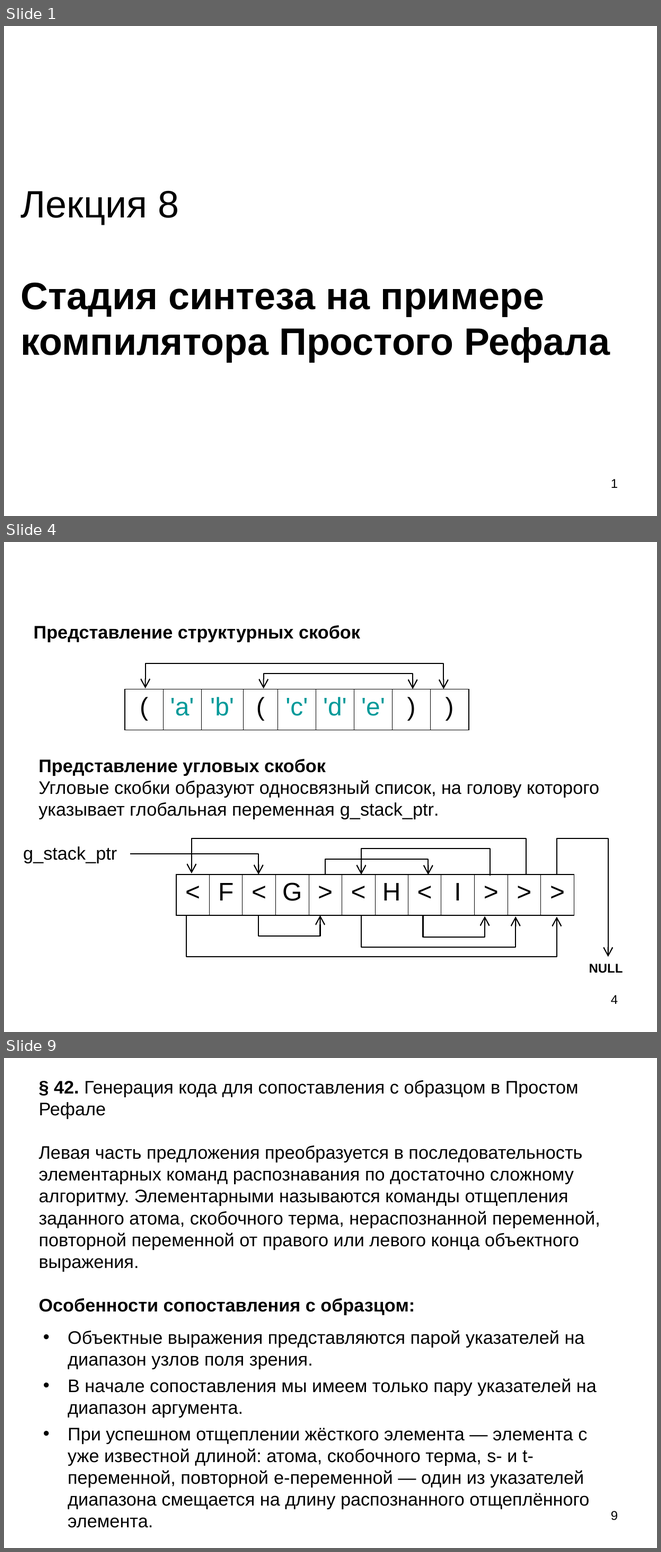
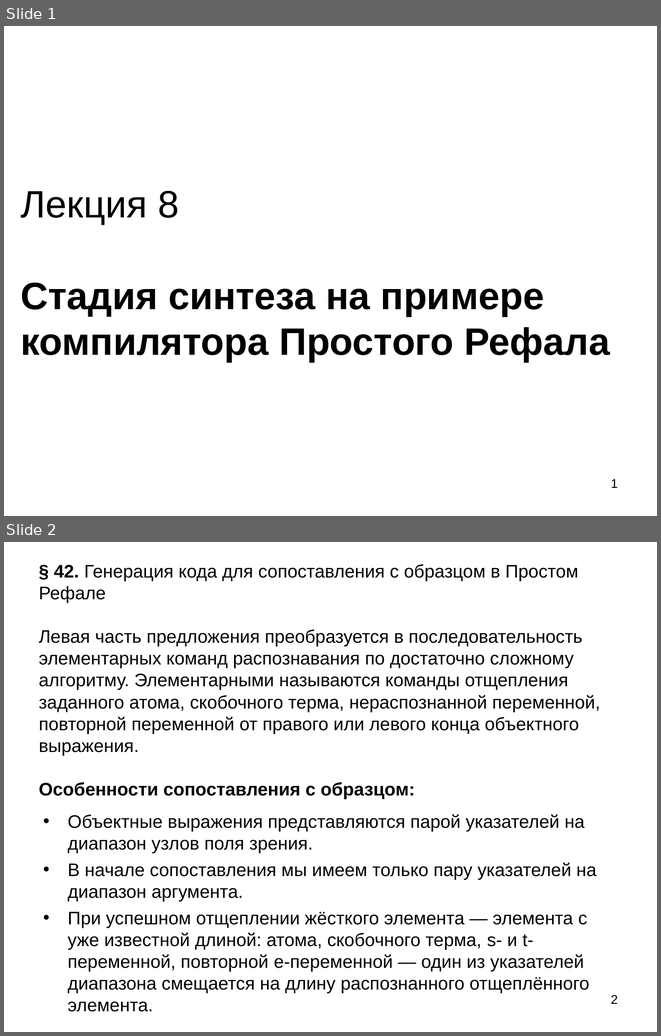
Before and after one commit to Mazdaywik/Refal-05, a slide deck: doc/Компилятор Простого Рефала.ppt. Shown one above the other, each under a label of ours: slides 1, 4 and 9 before the commit, slides 1 and 2 after it; the slides between them are not shown. The pictures are 661x1552 and 661x1036 pixels, drawn with LibreOffice and Linux fonts; fonts in the diff are those of the drawing. Boxes give left, top, right and bottom in pixels: in the first picture for what was removed or moved away, otherwise in the second. Text is boxed around its words. In the diff, an @@ line names an element or a change of style, - is before the commit and + after.

```diff
--- a/doc/Компилятор Простого Рефала.ppt
+++ b/doc/Компилятор Простого Рефала.ppt
@@ slide 4 removed at [4,542,657,1032], background #FFFFFF @@
@@ text removed at [34,625,360,642] @@
-Представление структурных скобок
@@ freeform shape removed at [145,663,443,689] @@
@@ freeform shape removed at [263,674,412,689] @@
@@ table removed at [125,689,471,730], 1 rows, 9 columns @@
-( | 'a' | 'b' | ( | 'c' | 'd' | 'e' | ) | )
@@ text removed at [38,759,599,819] @@
-Представление угловых скобок
-Угловые скобки образуют односвязный список, на голову которого указывает глобальная переменная g_stack_ptr.
@@ freeform shape removed at [192,838,526,874] @@
@@ freeform shape removed at [557,838,609,956] @@
@@ text removed at [23,846,117,863] @@
-g_stack_ptr
@@ freeform shape removed at [130,854,258,874] @@
@@ freeform shape removed at [325,859,429,875] @@
@@ freeform shape removed at [361,848,490,875] @@
@@ table removed at [176,874,576,915], 1 rows, 12 columns @@
-< | F | < | G | > | < | H | < | I | > | > | >
@@ freeform shape removed at [187,916,557,956] @@
@@ freeform shape removed at [258,914,321,936] @@
@@ freeform shape removed at [361,916,515,947] @@
@@ freeform shape removed at [423,916,485,937] @@
@@ text removed at [589,963,623,973] @@
-NULL
@@ page number removed at [611,995,618,1004] @@
-4
@@ what was slide 9 is now slide 2 @@
@@ page number at [611,995,618,1004]: text changed @@
-9
+2
```
Also in this commit, not shown: 6 other slides removed, 2 other files.
